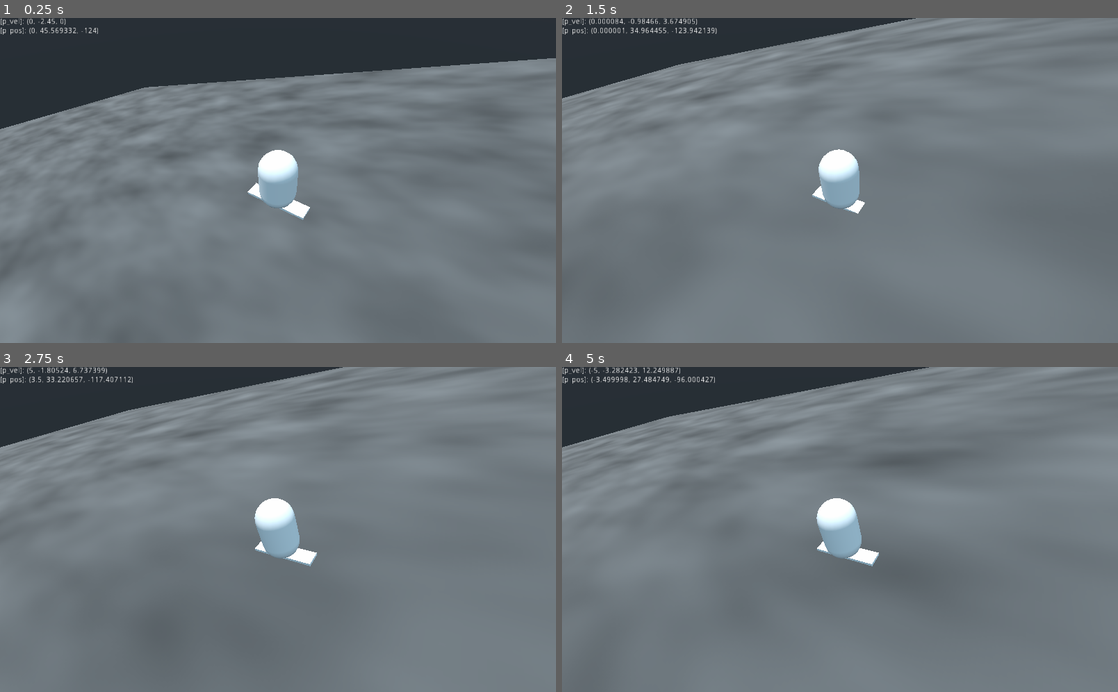
Above: before the commit, frames 1-4 (two rows, left to right).
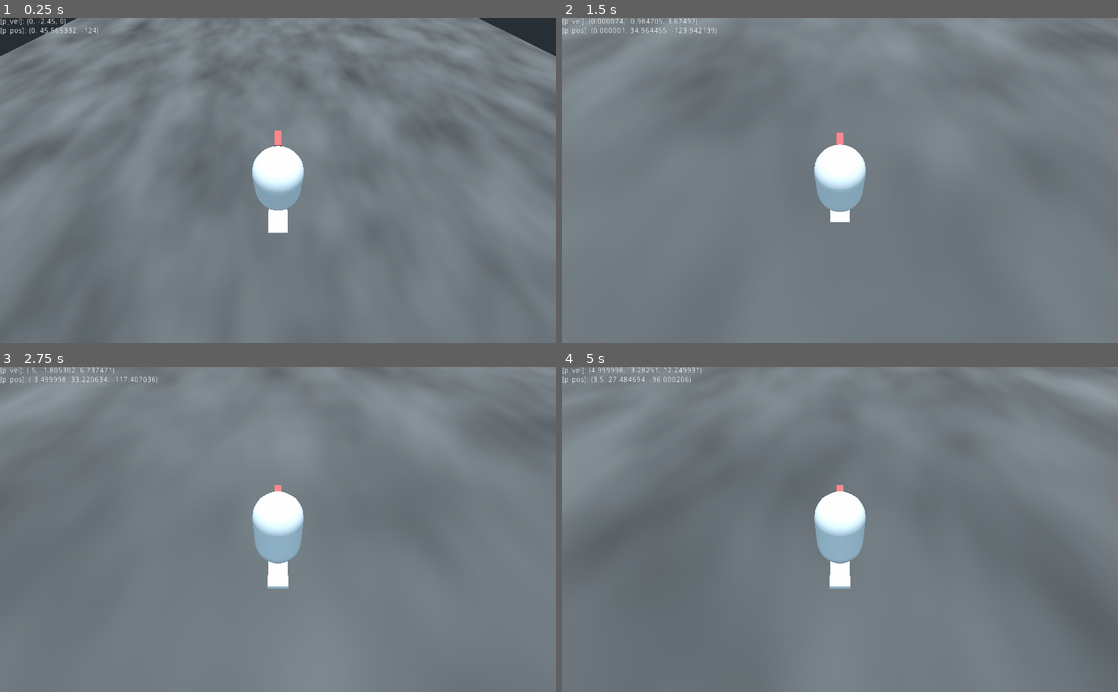
Above: after the commit, the same moments.

Repository: sundowns/untitled-snowboarding-game
Game: Godot game, scene res://Game.tscn
Two runs of this game, one before a commit and one after it. Both use one fixed random seed, a clock stepped at 60 frames per second and the inputs below.
Inputs:
- Up to frame 1 (0.25 s): no input
- Up to frame 2 (1.5 s): hold D (turn_right) 0.53-1.28 s; hold Down (ui_down) from 1.28 s (still down)
- Up to frame 3 (2.75 s): release Down (ui_down) at 2.03 s; hold D (turn_right) from 2.03 s (still down)
- Up to frame 4 (5 s): release D (turn_right) at 2.78 s; hold Up (ui_up) 2.78-3.53 s; hold A (turn_left) from 3.53 s (still down)

The runs differ from the first frame. In frame 1, 22% of the frame differs, in the area x 0-100%, y 0-100%; in frame 2, 9.7%; in frame 3, 9.7%; in frame 4, 13%.

Commit message:
orient player correctly

Diff:
--- a/world/Player.tscn
+++ b/world/Player.tscn
@@ -12,6 +12,12 @@
 
 [sub_resource type="CubeMesh" id=3]
 size = Vector3( 2.5, 0.1, 0.6 )
+
+[sub_resource type="CubeMesh" id=4]
+size = Vector3( 0.2, 0.2, 0.5 )
+
+[sub_resource type="SpatialMaterial" id=5]
+albedo_color = Color( 1, 0.415686, 0.415686, 1 )
 
 [node name="Player" type="KinematicBody"]
 collision_layer = 2
@@ -31,6 +37,11 @@
 transform = Transform( -4.37114e-08, 0, 1, 0, 1, 0, -1, 0, -4.37114e-08, 0, -1.11692, 0 )
 mesh = SubResource( 3 )
 
+[node name="FrontMesh" type="MeshInstance" parent="MeshAnchor"]
+transform = Transform( 1, 0, 0, 0, 1, 0, 0, 0, 1, 0, 0.43391, -1.12041 )
+mesh = SubResource( 4 )
+material/0 = SubResource( 5 )
+
 [node name="FloorCast" type="RayCast" parent="."]
 transform = Transform( 1, 0, 0, 0, 1, 0, 0, 0, 1, 0, -1.11664, 0 )
 enabled = true
--- a/world/World.gd
+++ b/world/World.gd
@@ -15,7 +15,7 @@
 func spawn_player(set_as_camera_target: bool = true):
 	var player: Player = player_scene.instance()
 	entities.add_child(player)
-	player.global_transform.origin = player_spawn_point.global_transform.origin
+	player.global_transform = player_spawn_point.global_transform
 #	player_spawned.emit(player)
 	emit_signal("player_spawned", player)
 	if set_as_camera_target:
--- a/world/World.tscn
+++ b/world/World.tscn
@@ -27,7 +27,7 @@
 [node name="Terrain" type="Spatial" parent="."]
 
 [node name="PlayerSpawnPoint" type="Position3D" parent="Terrain"]
-transform = Transform( -4.37114e-08, 0, -1, 0, 1, 0, 1, 0, -4.37114e-08, 0, 45.896, -124 )
+transform = Transform( -1, 0, -8.74228e-08, 0, 1, 0, 8.74228e-08, 0, -1, 0, 45.896, -124 )
 
 [node name="StaticBody" type="StaticBody" parent="Terrain"]
 transform = Transform( 1, 0, 0, 0, 0.965926, -0.258819, 0, 0.258819, 0.965926, 0, 0, 0 )
@@ -48,4 +48,4 @@
 
 [node name="FollowingCamera" type="Camera" parent="."]
 script = ExtResource( 1 )
-offset = Vector3( 5, 6, -3 )
+offset = Vector3( 0, 6, -3 )
Not shown: 1 places in world/Player.tscn that only renumber resources
